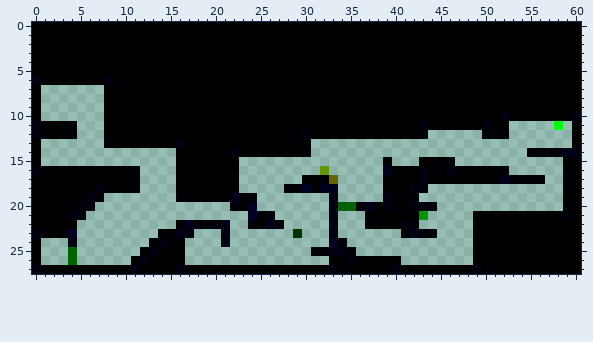
Pixel-art sprite, stored at The Seekers Way 0.2/Level2.png. Above, as it was before the edit.
The file is 61x28 pixels. Colours within 5 levels of each other are drawn and written as one.
And afterwards:
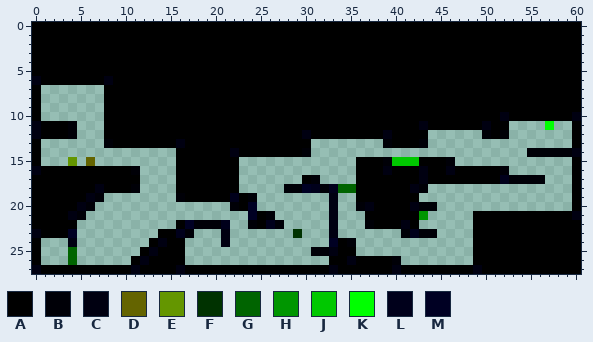
Palette (. is transparent): A #000000  B #000007  C #000011  D #646400  E #649600  F #003200  G #006400  H #009600  J #00c800  K #00ff00  L #00001b  M #000023
Diff:
{"y":11,"x":57,"old":".K","new":"K."}
{"y":12,"x":39,"old":"A","new":"C"}
{"y":12,"x":43,"old":"B","new":"A"}
{"y":13,"x":39,"old":".....","new":"BAAAB"}
{"y":14,"x":59,"old":"L","new":"B"}
{"y":15,"x":4,"old":".","new":"E"}
{"y":15,"x":6,"old":".","new":"D"}
{"y":15,"x":36,"old":"...","new":"AAA"}
{"y":15,"x":40,"old":"...","new":"JJJ"}
{"y":15,"x":59,"old":"A","new":"."}
{"y":16,"x":32,"old":"E","new":"."}
{"y":16,"x":36,"old":"...M","new":"AAAC"}
{"y":16,"x":59,"old":"A","new":"."}
{"y":17,"x":31,"old":"ABD","new":"B.."}
{"y":17,"x":36,"old":"...","new":"AAA"}
{"y":17,"x":59,"old":"A","new":"."}
{"y":18,"x":31,"old":"AL","new":"LB"}
{"y":18,"x":34,"old":".....","new":"GGAAA"}
{"y":18,"x":59,"old":"A","new":"."}
{"y":19,"x":36,"old":"...C","new":"AAAA"}
{"y":19,"x":59,"old":"A","new":"."}
{"y":20,"x":34,"old":"GG","new":".."}
{"y":20,"x":37,"old":"L","new":"C"}
{"y":20,"x":39,"old":"C","new":"A"}
{"y":20,"x":59,"old":"A","new":"."}
{"y":21,"x":59,"old":"CA","new":"AC"}
{"y":24,"x":34,"old":"B.","new":"AB"}
{"y":25,"x":34,"old":"CB","new":"AA"}
{"label":"changed","picture_box":[545,121,581,220]}
{"label":"changed","picture_box":[311,130,428,211]}
{"label":"added","picture_box":[68,157,95,166]}
{"label":"changed","picture_box":[338,238,356,256]}
